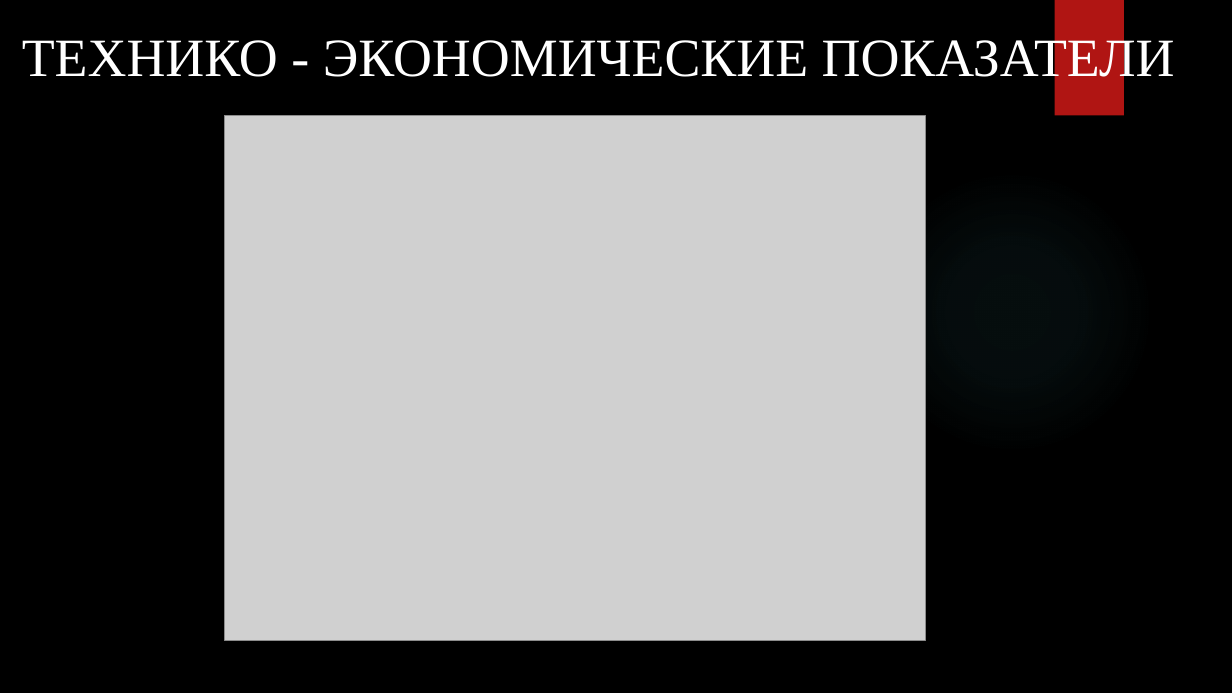
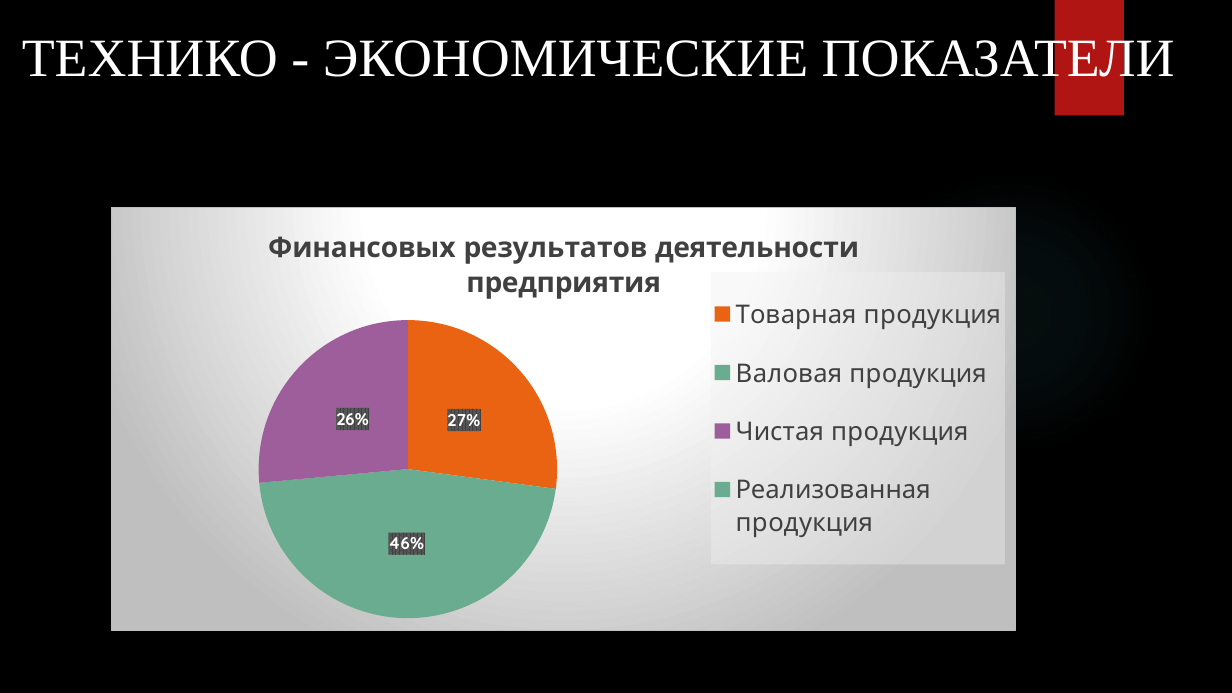
Before and after one commit to David2261/Scheme_Automation, a slide deck: slide 8 of 2023/Диплом/Андрей Козин/Презентация Андрей.pptx. Drawn at 1232x693 pixels with LibreOffice and Linux fonts; fonts in the diff are those of the drawing; grey boxes stand for pictures; background and template pictures are left out. Boxes give left, top, right and bottom in pixels: in the first picture for what was removed or moved away, otherwise in the second. Text is boxed around its words. In the diff, an @@ line names an element or a change of style, - is before the commit and + after.

```diff
--- a/2023/Диплом/Андрей Козин/Презентация Андрей.pptx
+++ b/2023/Диплом/Андрей Козин/Презентация Андрей.pptx
@@ picture removed at [225, 116, 925, 640] @@
@@ pie chart added at [112, 207, 1016, 631] @@
+title "Финансовых результатов деятельности предприятия "
+categories: Товарная продукция, Валовая продукция, Чистая продукция, Реализованная продукция
+Series 1: 27, 46, 26
```
Also in this commit, not shown: 2 other slides changed.
